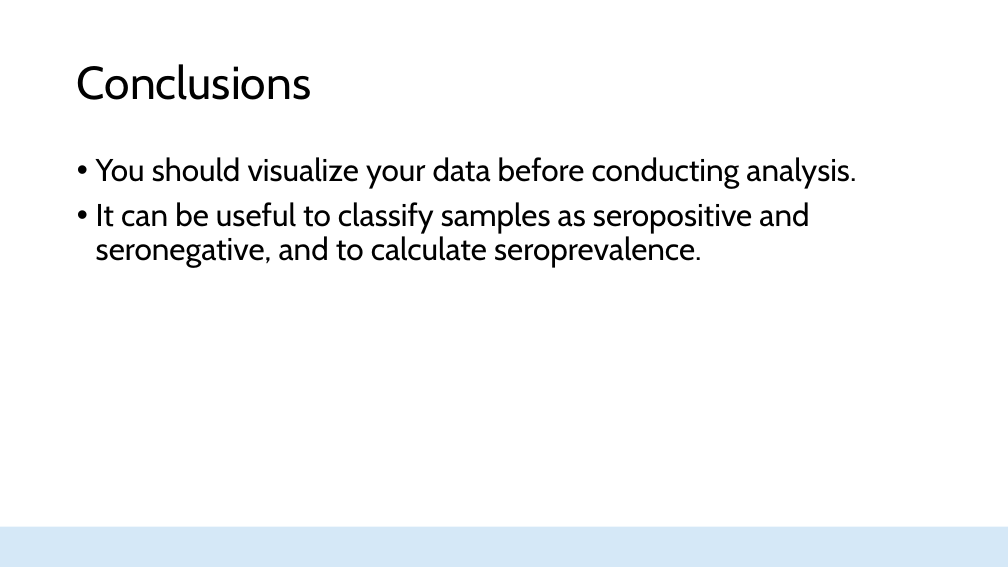
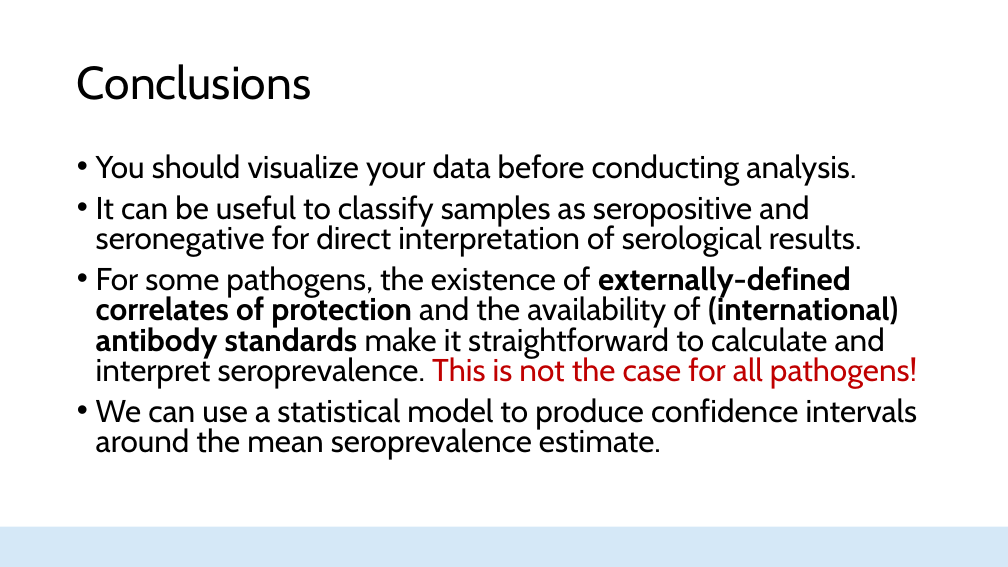
Before and after one commit to HopkinsIDD/seroanalytics_workshop, a slide deck: slide 21 of Part 4/Lecture 4.pptx. Drawn at 1008x567 pixels with LibreOffice and Linux fonts; fonts in the diff are those of the drawing; background and template pictures are left out. Boxes give left, top, right and bottom in pixels: in the first picture for what was removed or moved away, otherwise in the second. Text is boxed around its words. In the diff, an @@ line names an element or a change of style, - is before the commit and + after.

```diff
--- a/Part 4/Lecture 4.pptx
+++ b/Part 4/Lecture 4.pptx
@@ text at (96,154,856,186): line spacing 0.9 to 0.8 @@
@@ text at (96,195,918,459): text changed @@
-• It can be useful to classify samples as seropositive and seronegative, and to calculate seroprevalence.
+• It can be useful to classify samples as seropositive and seronegative for direct interpretation of serological results.
+• For some pathogens, the existence of externally-defined correlates of protection and the availability of (international) antibody standards make it straightforward to calculate and interpret seroprevalence. This is not the case for all pathogens!
+• We can use a statistical model to produce confidence intervals around the mean seroprevalence estimate.
```
Also in this commit, not shown: 4 other slides changed, 5 other files.
